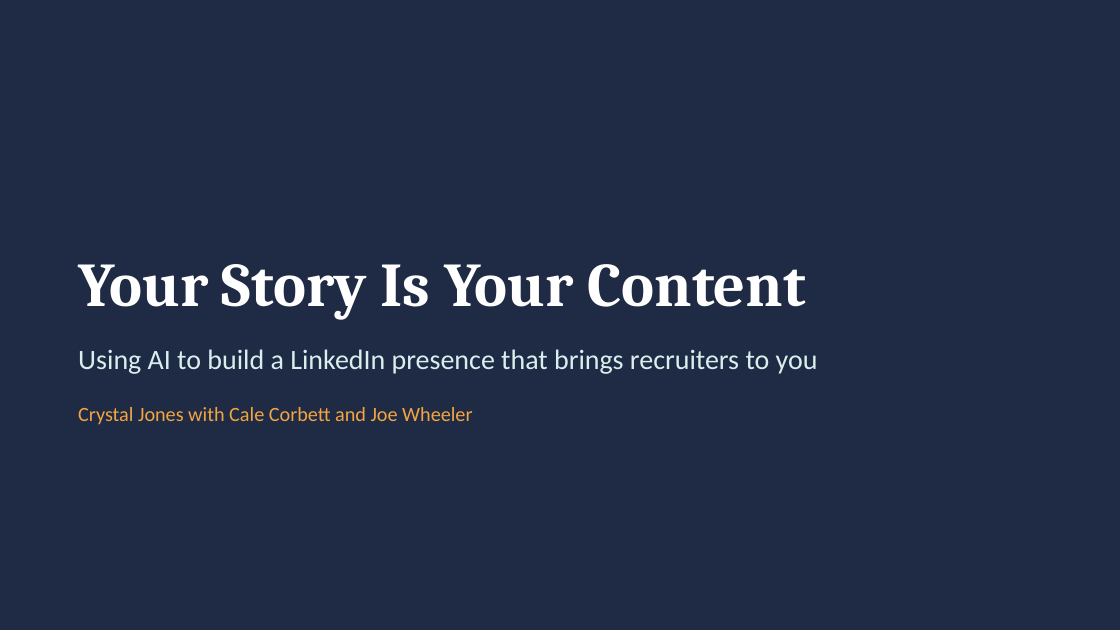
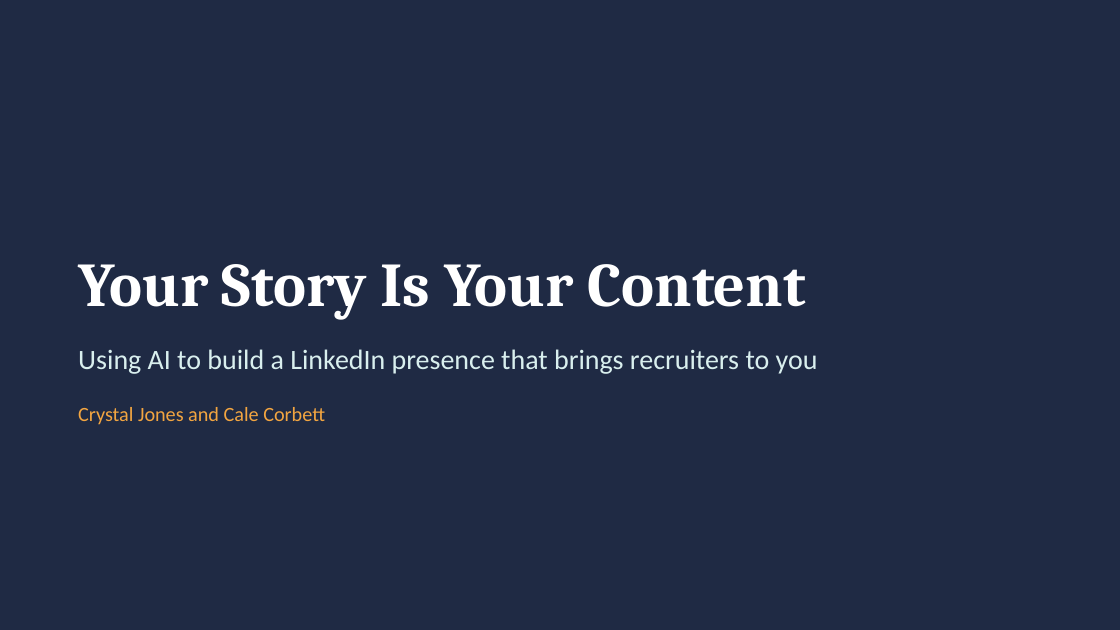
Before and after one commit to crystaljonespmp/LinkedIn-Content-Partner, a slide deck: slide 1 of PowerPoint/LinkedIn-Content-Partner-Slides.pptx. Drawn at 1120x630 pixels with LibreOffice and Linux fonts; fonts in the diff are those of the drawing. Boxes give left, top, right and bottom in pixels: in the first picture for what was removed or moved away, otherwise in the second. Text is boxed around its words. In the diff, an @@ line names an element or a change of style, - is before the commit and + after.

```diff
--- a/PowerPoint/LinkedIn-Content-Partner-Slides.pptx
+++ b/PowerPoint/LinkedIn-Content-Partner-Slides.pptx
@@ text at (x1=78, y1=407, x2=325, y2=425): text changed @@
-Crystal Jones with Cale Corbett and Joe Wheeler
+Crystal Jones and Cale Corbett
```
